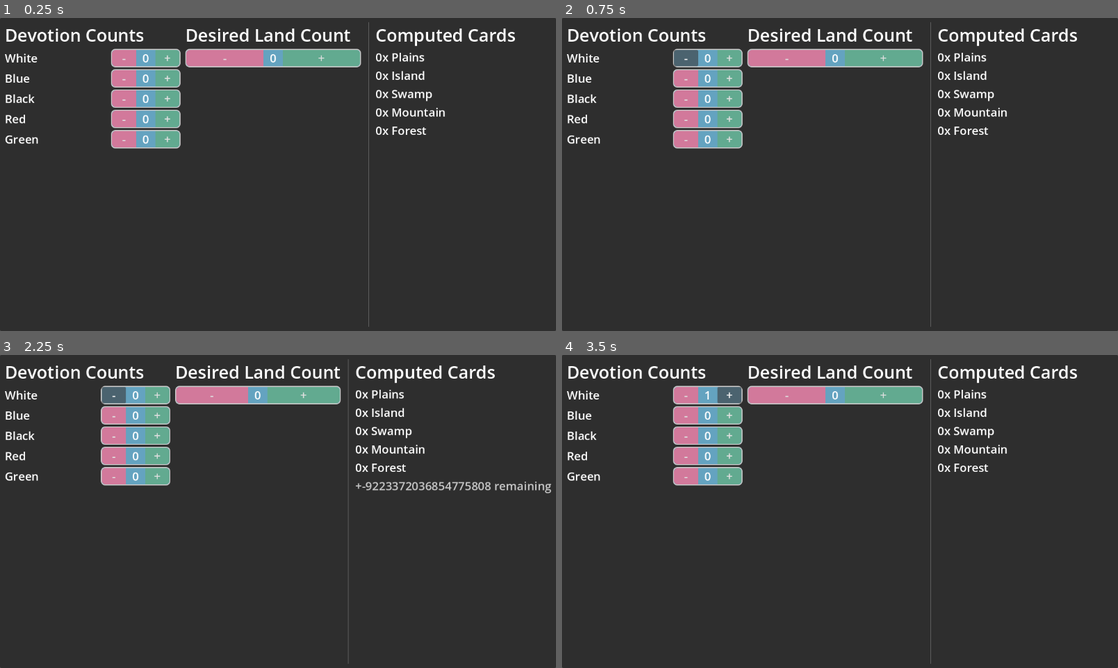
Above: before the commit, frames 1-4 (two rows, left to right).
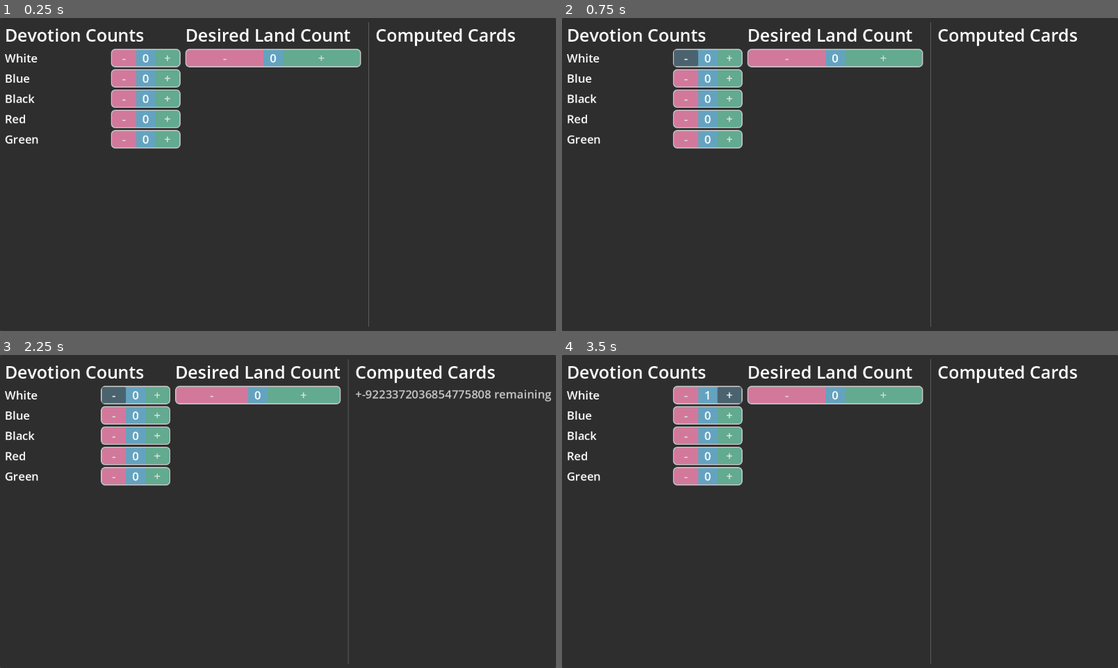
Above: after the commit, the same moments.

Repository: phrasmotica/mtg-helper
Game: Godot game, scene res://scenes/land_calculator.tscn
The game is run twice, just before and just after one commit, with the same random seed, the same clock (stepped at 60 frames per second) and the same inputs.
Inputs:
- Up to frame 1 (0.25 s): no input
- Up to frame 2 (0.75 s): click "-" at 0.5 s
- Up to frame 3 (2.25 s): click "+" at 1.25 s; click "-" at 2 s
- Up to frame 4 (3.5 s): click "+" at 2.75 s

The runs differ from the first frame. In frame 1, 0.7% of the frame differs, in the area x 67-80%, y 11-38%; in frame 2, 0.7%; in frame 3, 1.6%, in the area x 64-100%, y 11-45%; in frame 4, 0.7%.

Commit message:
Allow hiding computed land labels what would show 0

Diff:
--- a/scenes/land_calculator.tscn
+++ b/scenes/land_calculator.tscn
@@ -46,6 +46,7 @@
 [node name="ComputedCards" parent="PanelContainer/MarginContainer/HBoxContainer" instance=ExtResource("3_wrttc")]
 layout_mode = 2
 size_flags_horizontal = 3
+hide_if_none = true
 
 [connection signal="devotion_changed" from="PanelContainer/MarginContainer/HBoxContainer/DevotionCounts" to="PanelContainer/MarginContainer/HBoxContainer/ComputedCards" method="_on_devotion_counts_devotion_changed"]
 [connection signal="count_changed" from="PanelContainer/MarginContainer/HBoxContainer/LandCount" to="PanelContainer/MarginContainer/HBoxContainer/ComputedCards" method="_on_land_count_count_changed"]
--- a/scripts/computed_cards.gd
+++ b/scripts/computed_cards.gd
@@ -1,5 +1,8 @@
 @tool
 class_name ComputedCards extends VBoxContainer
+
+@export
+var hide_if_none := false
 
 @export
 var land_amount_labels := {}
@@ -21,9 +24,10 @@
 			excess_label.hide()
 
 func _ready():
-	update_lands()
+	if not Engine.is_editor_hint():
+		update_lands()
 
-	excess_label.hide()
+		excess_label.hide()
 
 func _on_devotion_counts_devotion_changed(dr: DevotionRecord):
 	devotion_record = dr
@@ -34,18 +38,19 @@
 	update_lands()
 
 func update_lands():
-	if not devotion_record:
-		return
-
 	var computed_lands := 0
 
 	for k in land_amount_labels.keys():
+		var amount := 0
+
+		if devotion_record:
+			var proportion := devotion_record.get_proportion(k)
+			amount = roundi(proportion * land_count)
+
 		var label: LandAmountLabel = get_node(land_amount_labels[k])
 
-		var proportion := devotion_record.get_proportion(k)
-		var amount = roundi(proportion * land_count)
-
 		label.amount = amount
+		label.visible = amount > 0 or not hide_if_none
 
 		computed_lands += amount
 
